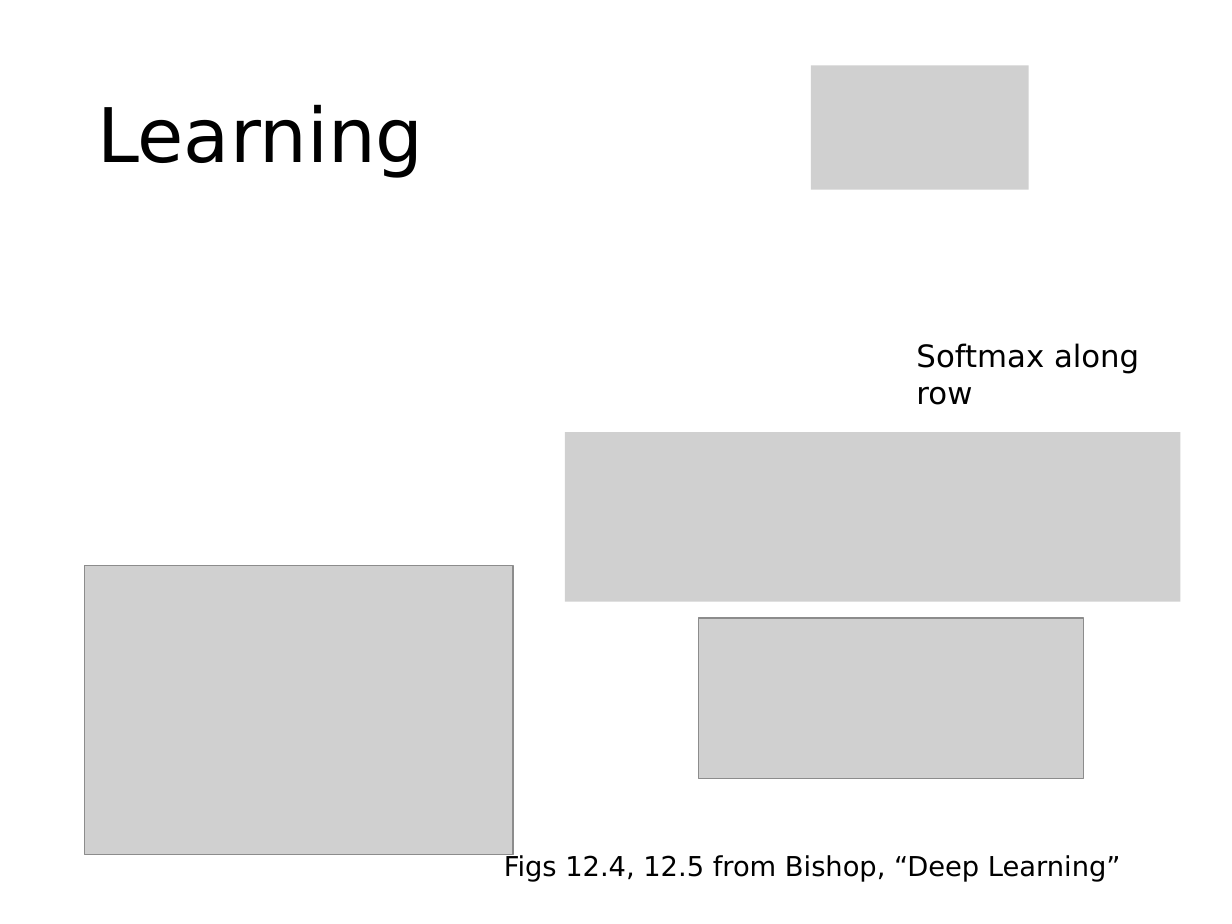
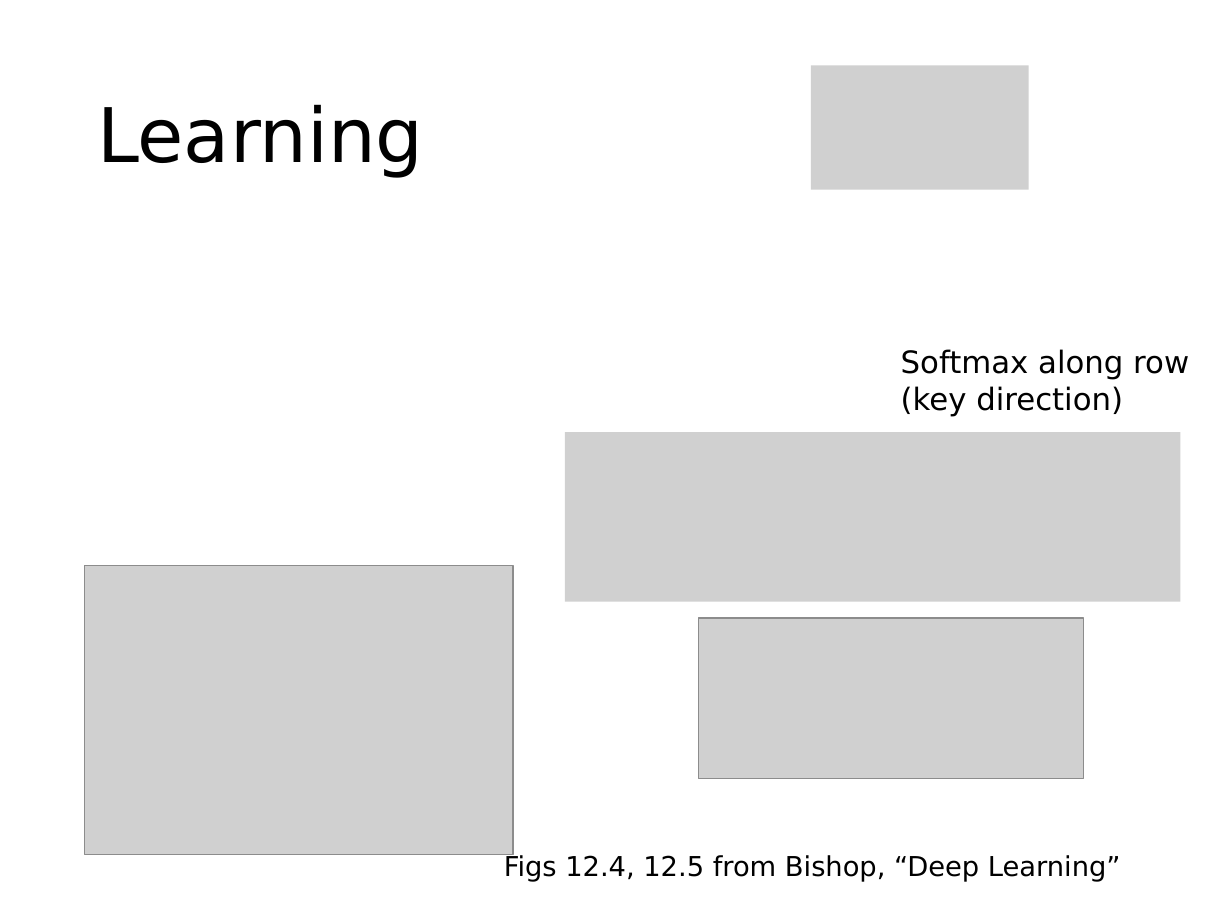
Before and after one commit to phywjs/phywjs.github.io, a slide deck: slide 11 of AIS5103/ML-slide-9.pptx (slide 10 before the commit). Drawn at 1232x924 pixels with LibreOffice and Linux fonts; fonts in the diff are those of the drawing; grey boxes stand for pictures. Boxes give left, top, right and bottom in pixels: in the first picture for what was removed or moved away, otherwise in the second. Text is boxed around its words. In the diff, an @@ line names an element or a change of style, - is before the commit and + after.

```diff
--- a/AIS5103/ML-slide-9.pptx
+++ b/AIS5103/ML-slide-9.pptx
@@ text at (x1=901, y1=349, x2=1189, y2=417): text changed @@
-Softmax along row
+Softmax along row (key direction)
```
Also in this commit, not shown: 3 other slides changed, 2 slides added, 2 other files.
